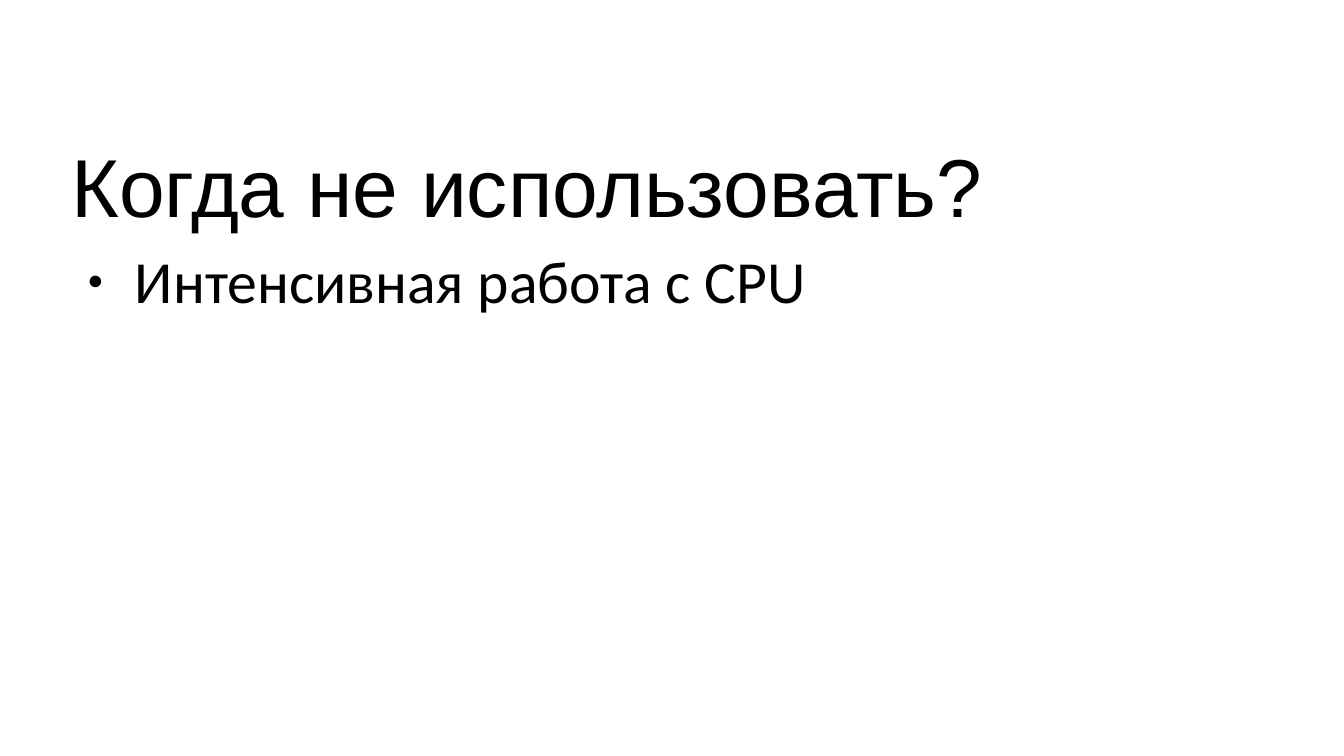
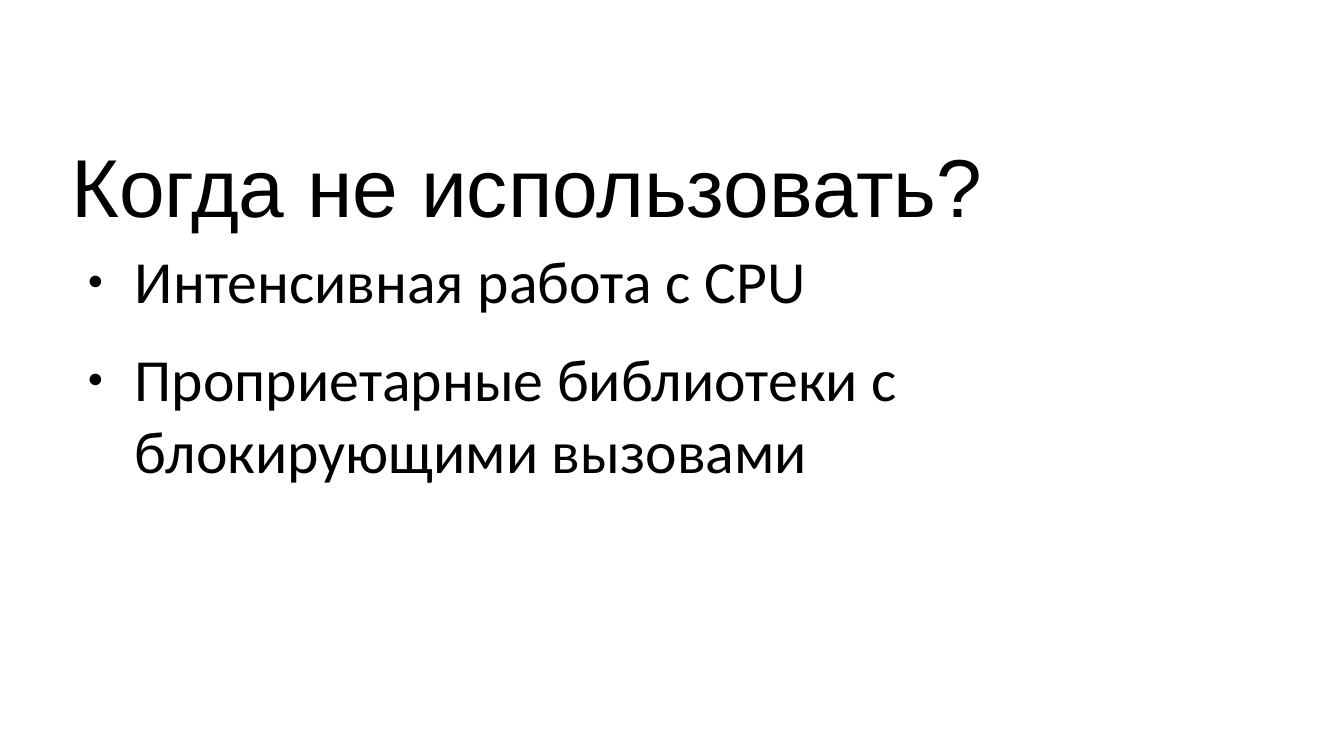
Before and after one commit to Mons/perl-ex, a slide deck: slide 33 of drafts/AE-Highload.odp. Drawn at 1344x756 pixels with LibreOffice and Linux fonts; fonts in the diff are those of the drawing; background and template pictures are left out. Boxes give left, top, right and bottom in pixels: in the first picture for what was removed or moved away, otherwise in the second. Text is boxed around its words. In the diff, an @@ line names an element or a change of style, - is before the commit and + after.

```diff
--- a/drafts/AE-Highload.odp
+++ b/drafts/AE-Highload.odp
@@ text at (135, 360, 896, 483): paragraph added @@
+● Проприетарные библиотеки с блокирующими вызовами
```
Also in this commit, not shown: 19 other slides changed, 1 slide added.
